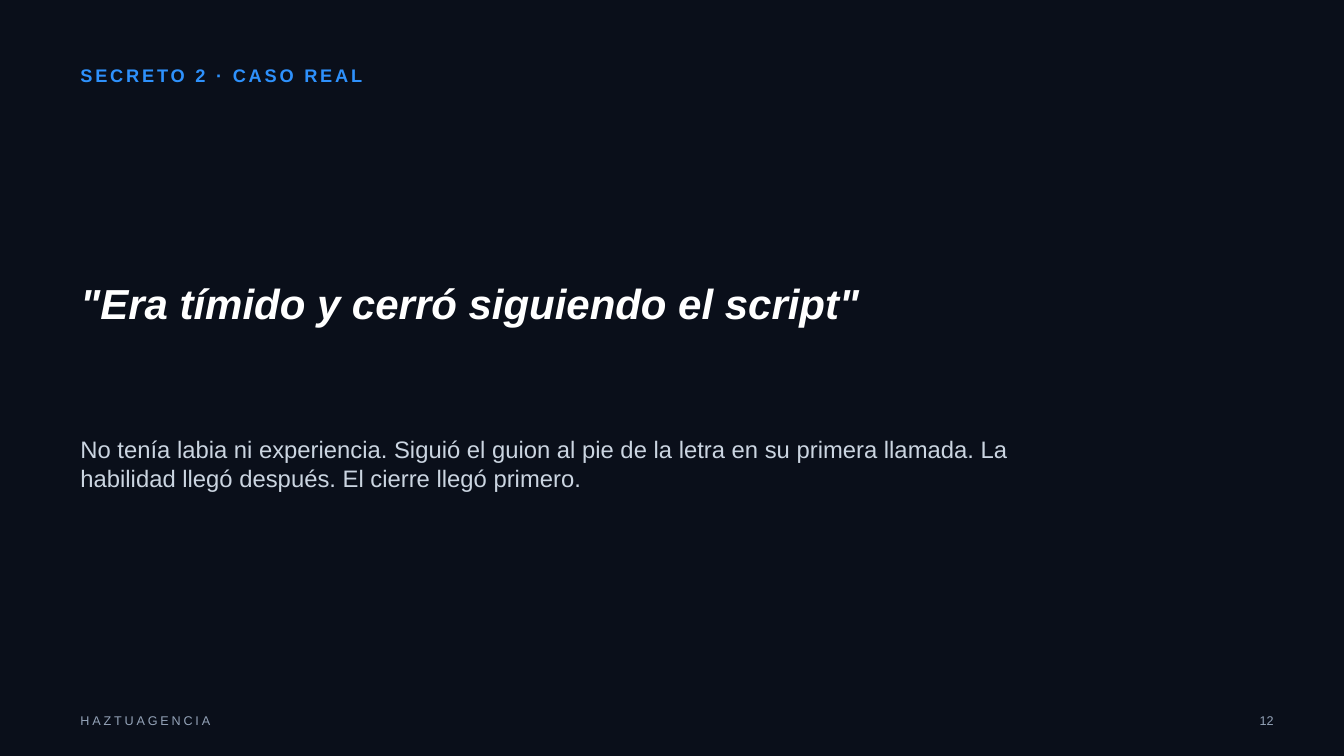
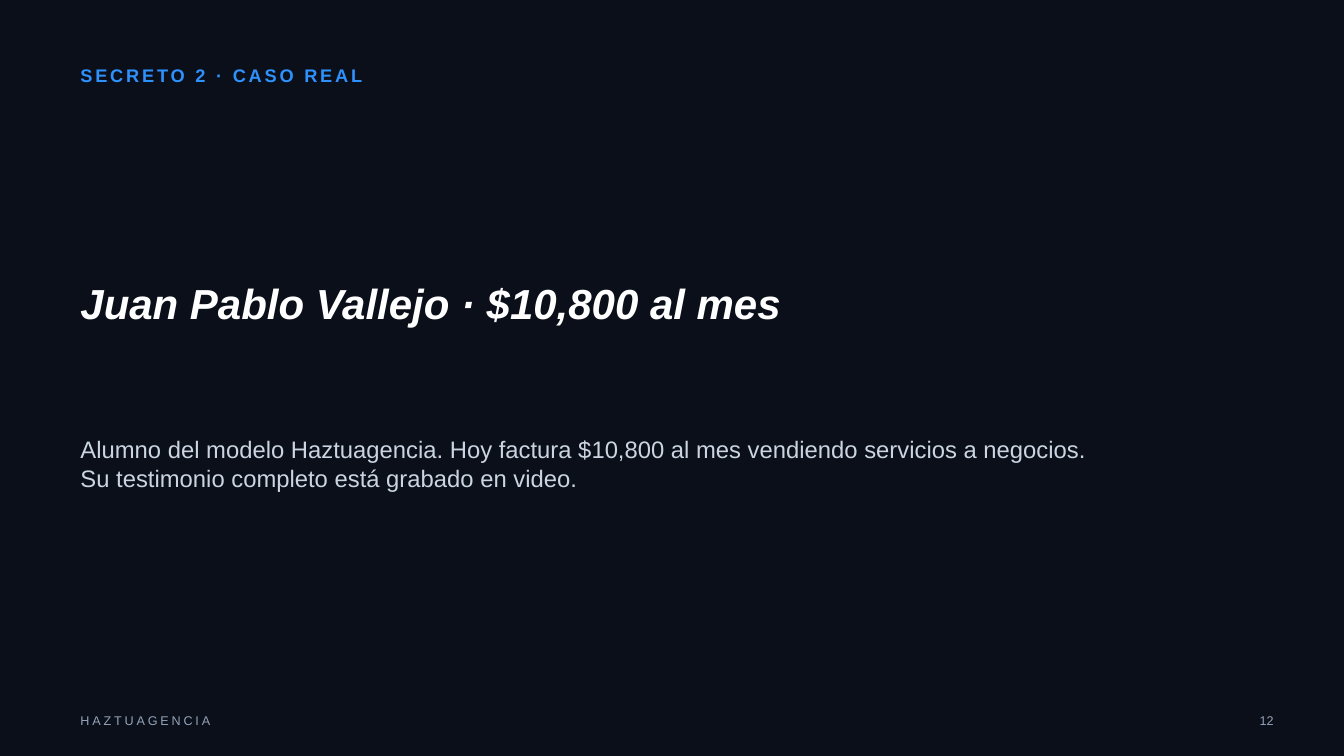
Before and after one commit to henryqueroa/giuliano-cisneros-package, a slide deck: slide 12 of webinar/giuliano-cisneros-webinar-deck.pptx. Drawn at 1344x756 pixels with LibreOffice and Linux fonts; fonts in the diff are those of the drawing. Boxes give left, top, right and bottom in pixels: in the first picture for what was removed or moved away, otherwise in the second. Text is boxed around its words. In the diff, an @@ line names an element or a change of style, - is before the commit and + after.

```diff
--- a/webinar/giuliano-cisneros-webinar-deck.pptx
+++ b/webinar/giuliano-cisneros-webinar-deck.pptx
@@ text at (x1=80, y1=288, x2=781, y2=327): text changed @@
-"Era tímido y cerró siguiendo el script"
+Juan Pablo Vallejo · $10,800 al mes
@@ text at (x1=80, y1=440, x2=1085, y2=492): text changed @@
-No tenía labia ni experiencia. Siguió el guion al pie de la letra en su primera llamada. La habilidad llegó después. El cierre llegó primero.
+Alumno del modelo Haztuagencia. Hoy factura $10,800 al mes vendiendo servicios a negocios. Su testimonio completo está grabado en video.
```
Also in this commit, not shown: 6 other slides changed, 30 other files.
